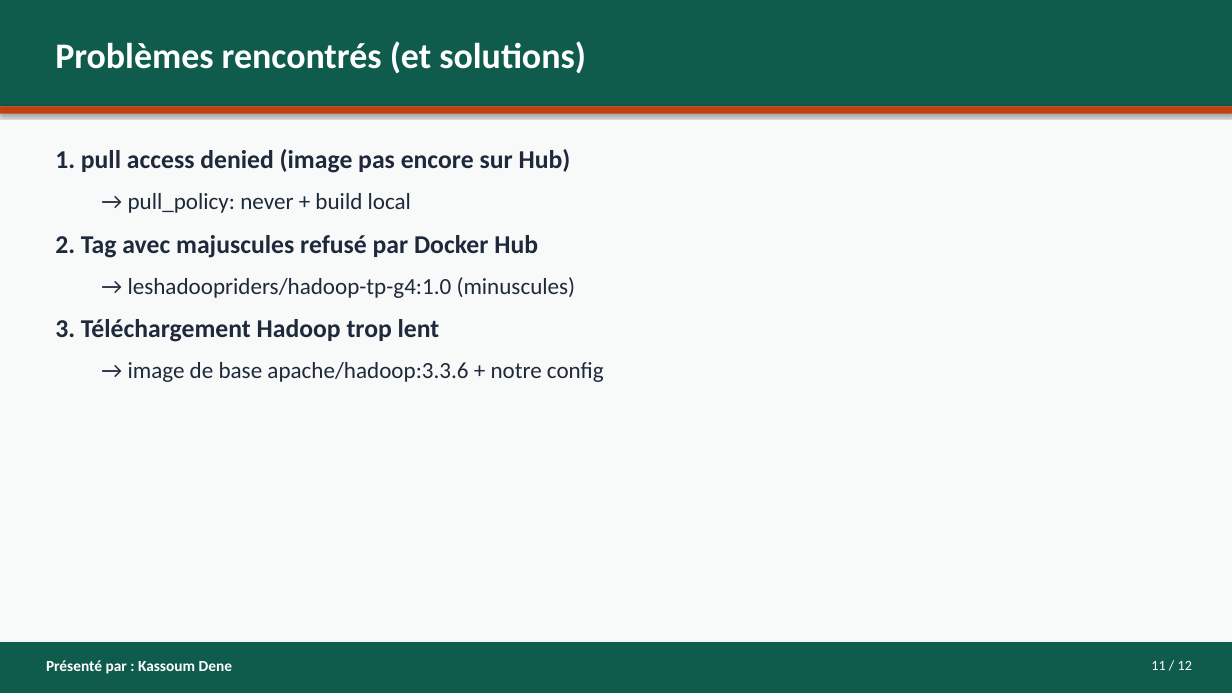
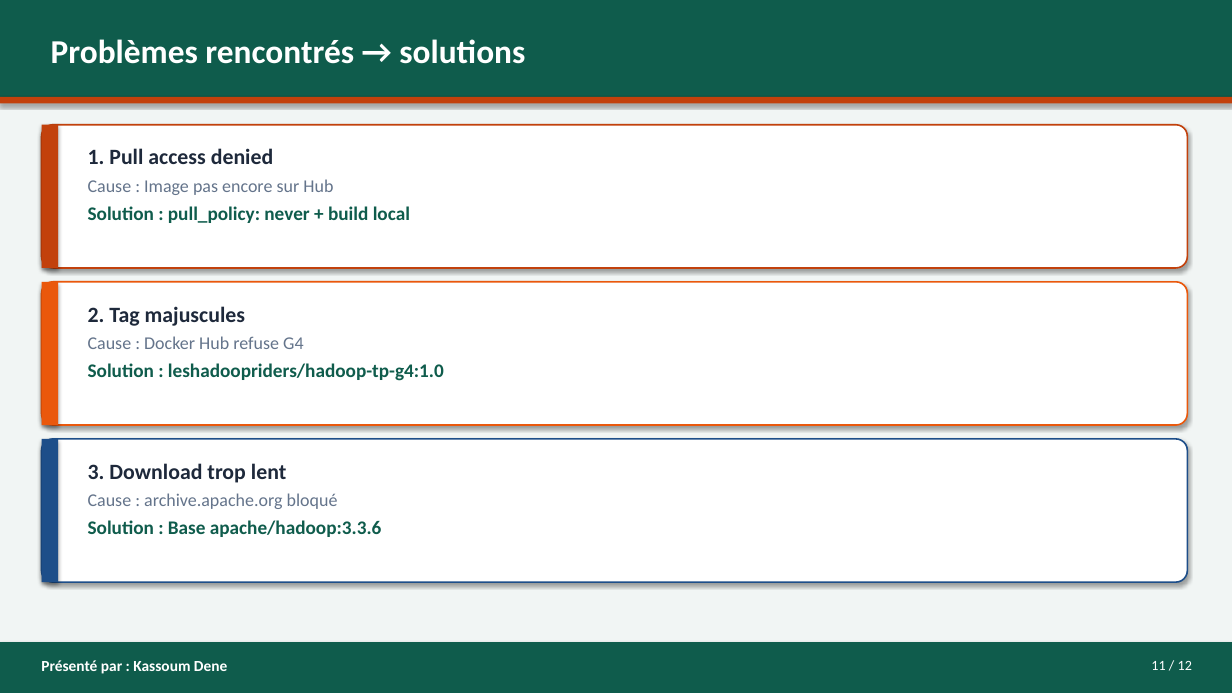
Before and after one commit to asinyopetro/Les_Hadoop_Riders_G4, a slide deck: slide 11 of presentation/PRESENTATION-G4-Les_Hadoop_Riders.pptx. Drawn at 1232x693 pixels with LibreOffice and Linux fonts; fonts in the diff are those of the drawing. Boxes give left, top, right and bottom in pixels: in the first picture for what was removed or moved away, otherwise in the second. Text is boxed around its words. In the diff, an @@ line names an element or a change of style, - is before the commit and + after.

Commit message:
Enrichir le PowerPoint avec captures, schemas et liens.

```diff
--- a/presentation/PRESENTATION-G4-Les_Hadoop_Riders.pptx
+++ b/presentation/PRESENTATION-G4-Les_Hadoop_Riders.pptx
@@ rectangle resized from (x1=0, y1=0, x2=1232, y2=106) to (x1=0, y1=0, x2=1232, y2=97) @@
@@ rectangle at (x1=0, y1=0, x2=1232, y2=693): fill #F8FAF9 to #F1F5F4 @@
@@ text at (x1=51, y1=39, x2=525, y2=64): text changed; size 28 to 26 pt @@
-Problèmes rencontrés (et solutions)
+Problèmes rencontrés → solutions
@@ rectangle moved from (x1=0, y1=106, x2=1232, y2=114) to (x1=0, y1=97, x2=1232, y2=104) @@
@@ rounded rectangle added at (x1=42, y1=125, x2=1188, y2=268), fill #FFFFFF, outline #C2410C 1.25 pt @@
@@ rectangle added at (x1=42, y1=125, x2=58, y2=268), fill #C2410C @@
@@ text added at (x1=88, y1=148, x2=410, y2=223), 15 pt, text #0F5C4C, bold @@
+1. Pull access denied
+Cause : Image pas encore sur Hub
+Solution : pull_policy: never + build local
@@ rounded rectangle added at (x1=42, y1=282, x2=1188, y2=425), fill #FFFFFF, outline #EA580C 1.25 pt @@
@@ rectangle added at (x1=42, y1=282, x2=58, y2=425), fill #EA580C @@
@@ text at (x1=88, y1=306, x2=444, y2=381): text changed; size 18 to 15 pt; text colour #1E293B to #0F5C4C; bold on @@
-1. pull access denied (image pas encore sur Hub)
-  → pull_policy: never + build local
-2. Tag avec majuscules refusé par Docker Hub
-  → leshadoopriders/hadoop-tp-g4:1.0 (minuscules)
-3. Téléchargement Hadoop trop lent
-  → image de base apache/hadoop:3.3.6 + notre config
+2. Tag majuscules
+Cause : Docker Hub refuse G4
+Solution : leshadoopriders/hadoop-tp-g4:1.0
@@ rounded rectangle added at (x1=42, y1=439, x2=1188, y2=582), fill #FFFFFF, outline #1D4E89 1.25 pt @@
@@ rectangle added at (x1=42, y1=439, x2=58, y2=582), fill #1D4E89 @@
@@ text added at (x1=88, y1=463, x2=382, y2=537), 15 pt, text #0F5C4C, bold @@
+3. Download trop lent
+Cause : archive.apache.org bloqué
+Solution : Base apache/hadoop:3.3.6
@@ text "Présenté par : Kassoum Dene" moved from (x1=46, y1=660, x2=232, y2=674) to (x1=41, y1=660, x2=227, y2=674) @@
```
Also in this commit, not shown: 10 other slides changed, 1 slide added, 1 slide removed, 1 other file.
